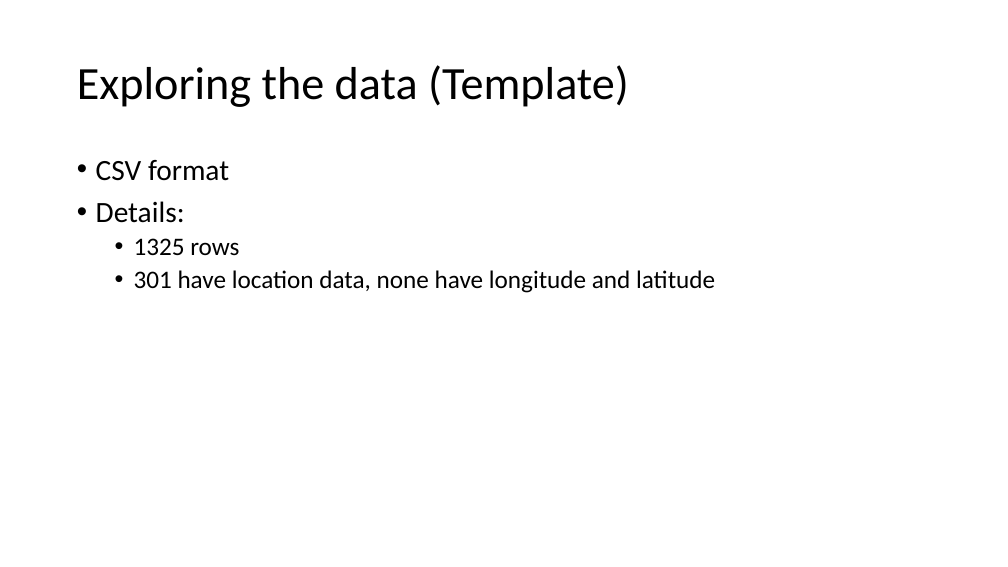
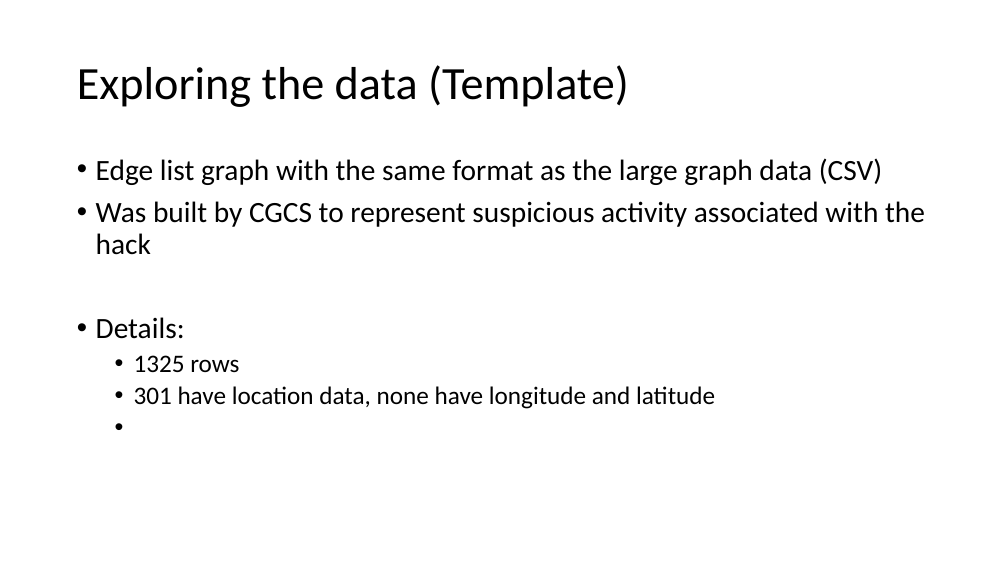
Before and after one commit to AtrayeeNeog/Visualization_2019-20, a slide deck: slide 8 of Documentation/Project_Presentation_v1.pptx. Drawn at 1008x567 pixels with LibreOffice and Linux fonts; fonts in the diff are those of the drawing. Boxes give left, top, right and bottom in pixels: in the first picture for what was removed or moved away, otherwise in the second. Text is boxed around its words. In the diff, an @@ line names an element or a change of style, - is before the commit and + after.

```diff
--- a/Documentation/Project_Presentation_v1.pptx
+++ b/Documentation/Project_Presentation_v1.pptx
@@ text at (96, 158, 925, 255): text changed @@
-• CSV format
+• Edge list graph with the same format as the large graph data (CSV)
+• Was built by CGCS to represent suspicious activity associated with the hack
```
